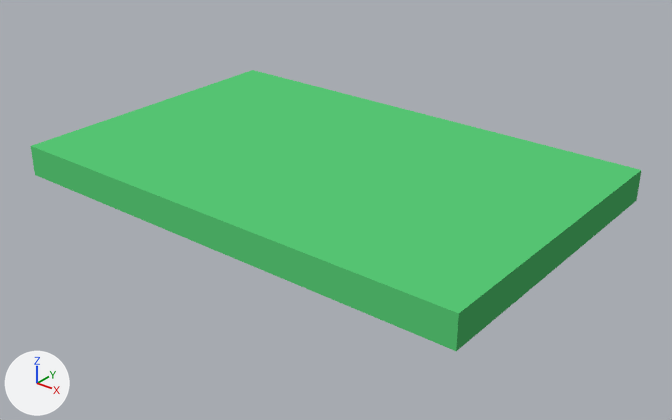
The glTF model data/tileset/b08.glb as it was, and as the next commit left it.
Rendered twice from a 50 mm camera at (411.6, -165.7, 118.0) aimed at (253.5, 31.9, -4.5). The axes (+X, +Y, +Z) are drawn at lower left. The lights are the same throughout. The first picture is the older version. Vertices at exactly the same position are counted once.

Names of what the first picture shows: 'shell'.
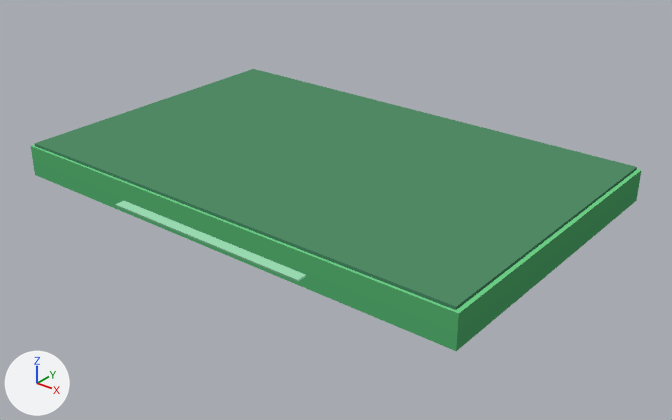
What differs and where, as boxes [x1, y1, x2, y2] in the pictures (672 x 420 px):
```json
{"object": "shell", "change": "reshaped", "before": [31, 70, 641, 351], "after": [31, 69, 641, 351]}
{"part": 1, "of": "me_mesh_0", "change": "added", "after": [34, 69, 637, 310], "on screen": "green"}
{"part": 2, "of": "me_mesh_0", "change": "added", "after": [115, 201, 306, 282]}
{"part": 3, "of": "me_mesh_0", "change": "built on", "before": [31, 146, 641, 351], "after": [31, 146, 641, 351]}
{"part": 4, "of": "me_mesh_0", "change": "recoloured", "before": [32, 70, 641, 313], "after": [32, 145, 641, 313]}
```

Edits to the scene script, one JSON object a line:
```json
{"block": "me_mesh_0", "where": "# used by ob_shell; location = (0.0, 0.0, 0.0)"}
{"op": "remove", "block": "me_mesh_0", "code": "me_mesh_0.from_pydata(...)  # 8 vertices, 10 faces; spans x 170.0..325.0, y -15.0..85.0, z 0.0..10.0"}
{"op": "add", "block": "me_mesh_0", "code": "me_mesh_0.from_pydata(...)  # 28 vertices, 38 faces; spans x 170.0..325.0, y -18.0..85.0, z 0.0..11.0"}
{"block": "me_mesh_0", "change": "me_mesh_0 part 1: the loose piece of 8 vertices spanning x 170.0..325.0, y -15.0..85.0, z 0.0..10.0 is copied, and the copy is scaled about its middle by (0.985, 0.985, 0.0969), then moved by (0.0, 0.0, 5.0); it spans x 171.0..324.0, y -14.0..84.0, z 10.0..11.0"}
{"block": "me_mesh_0", "change": "me_mesh_0 part 2: the loose piece of 8 vertices spanning x 170.0..325.0, y -15.0..85.0, z 0.0..10.0 is copied, and the copy is scaled about its middle by (0.44, -0.032, 0.051), then moved by (0.0, -52.0, -1.0); it spans x 213.0..282.0, y -18.0..-15.0, z 4.0"}
{"block": "me_mesh_0", "change": "me_mesh_0 part 3"}
{"block": "me_mesh_0", "change": "8 faces are deleted"}
{"block": "me_mesh_0", "change": "4 vertices are added at (325.0, -15.0, 5.0), (170.0, -15.0, 5.0), (325.0, 85.0, 5.0), (170.0, 85.0, 5.0)"}
{"block": "me_mesh_0", "change": "16 new faces join them"}
{"block": "me_mesh_0", "change": "me_mesh_0 part 4: 2 kept faces spanning x 170.0..325.0, y -15.0..85.0, z 10.0 get new vertex colours; the middle colour goes from green #55c372 to green #6bcb83"}
```
